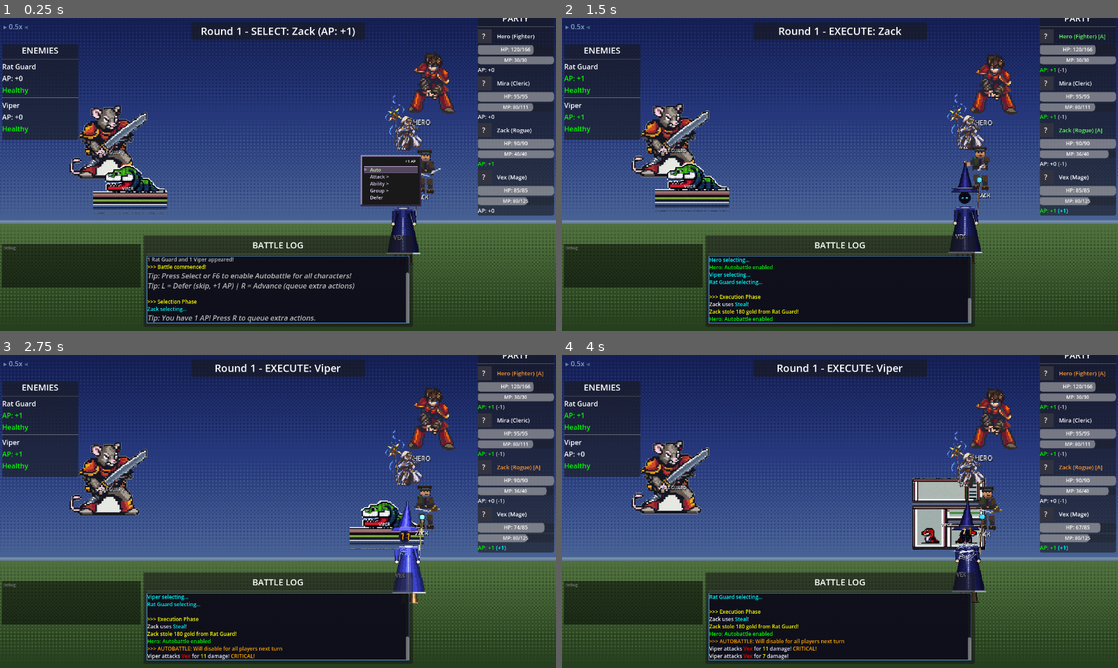
Above: before the commit, frames 1-4 (two rows, left to right).
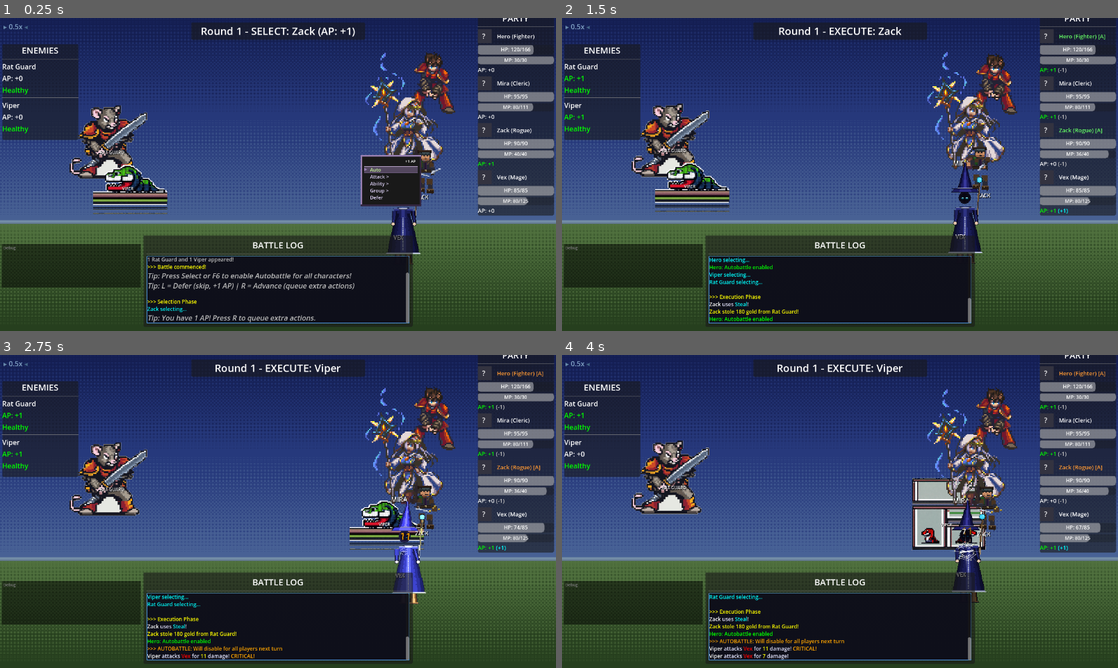
Above: after the commit, the same moments.

Repository: struktured-labs/cowardly-irregular
Game: Godot game, scene res://src/battle/BattleScene.tscn
Same seed, same stepped clock (60 frames per second), same inputs: the game is played once before the commit and once after it. This scene is started directly instead of the project's main scene.
Inputs (mouse positions are in pixels of both pictures, inside the frame that each line leads up to):
- Up to frame 1 (0.25 s): no input
- Up to frame 2 (1.5 s): tap Enter at 0.5 s; move the mouse to (962, 158) at 0.52 s; hold Right (ui_right) 0.53-1.25 s; hold R (battle_advance) 0.53-1.25 s; click (962, 158) at 0.67 s; tap Z (ui_accept) at 0.77, 1.07 s; drag from (728, 190) to (812, 237) at 1.27 s
- Up to frame 3 (2.75 s): move the mouse to (333, 442) at 2.02 s; hold Right (ui_right) from 2.03 s (still down); hold Tab (battle_toggle_auto) from 2.03 s (still down)
- Up to frame 4 (4 s): release Right (ui_right) at 2.75 s; release Tab (battle_toggle_auto) at 2.75 s; drag from (812, 574) to (673, 464) at 2.77 s; move the mouse to (1006, 558) at 3.52 s; hold Left (ui_left) from 3.53 s (still down); tap E (camera_rotate_right) at 3.6 s; tap Z (ui_accept) at 3.77 s

The runs differ from the first frame. In frame 1, 1.5% of the frame differs, in the area x 65-80%, y 11-46%; in frame 2, 1.6%; in frame 3, 1.7%, in the area x 65-80%, y 10-48%; in frame 4, 1.7%.

Commit message:
fix: cleric battle display height 180→375 to match fighter
JOB_DISPLAY_HEIGHTS had cleric at 180.0 (set for old tiny proc-gen
sprites) while fighter was 375.0. Now both are 375.0 so they appear
the same size in battle. This was the "cleric too small" bug.

Co-Authored-By: Claude Opus 4.6 (1M context) <noreply@anthropic.com>

Diff:
--- a/src/battle/BattleScene.gd
+++ b/src/battle/BattleScene.gd
@@ -19,7 +19,7 @@
 
 const JOB_DISPLAY_HEIGHTS: Dictionary = {
 	"fighter": 375.0,
-	"cleric": 180.0,
+	"cleric": 375.0,
 	"mage": 300.0,
 	"rogue": 300.0,
 	"bard": 300.0,
